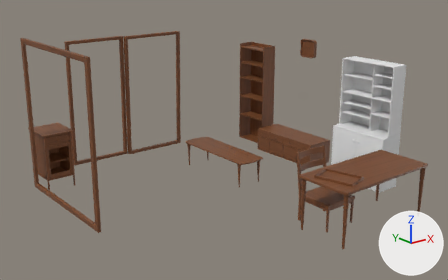
The FBX model Assets/Scence1/Art/Architecture/Meshes/M_Furniture/M_Furniture_All.fbx: old version first, new version second.
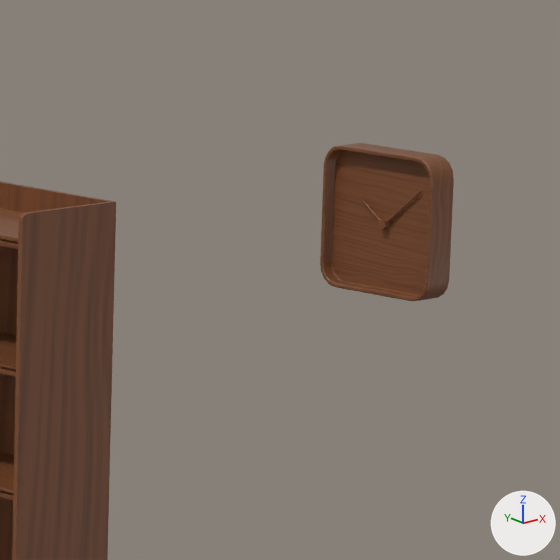
The first picture shows the older version from a camera (50 mm lens) standing at (-8.5, -11.07, 3.44) and looking at (-0.71, -1.34, -0.45). The close-ups show both versions on the part from 58% to 74% of the width and 8% to 32% of the height of that picture; other places that the commit changed are outside them. The lights are fixed; the arrows at lower right show +X, +Y and +Z. Where no turn or scale is listed for an object, it has been applied to the vertices.

Names of what the first close-up shows: 'M_Furniture_009', 'M_Furniture_010'.
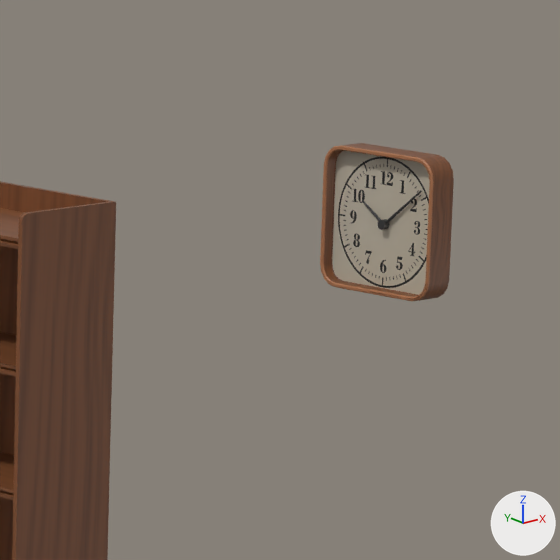
The edits, one by one:
Picture 'M_Furniture_All_M_Furniture_011_AlbedoTransparency.png' (img_m_furniture_all_m_furniture_011_albedotransparency_png) is new.
Material 'M_Furniture_011' (mat_m_furniture_011) changes its picture from img_m_wood_m_plank_albedotransparency_png to img_m_furniture_all_m_furniture_011_albedotransparency_png.

Pixel boxes (x1, y1, x2, y2) of what changed, in the close-ups (560 x 560 px):
'M_Furniture_010', surface changed
    both: (320, 144, 436, 301)
